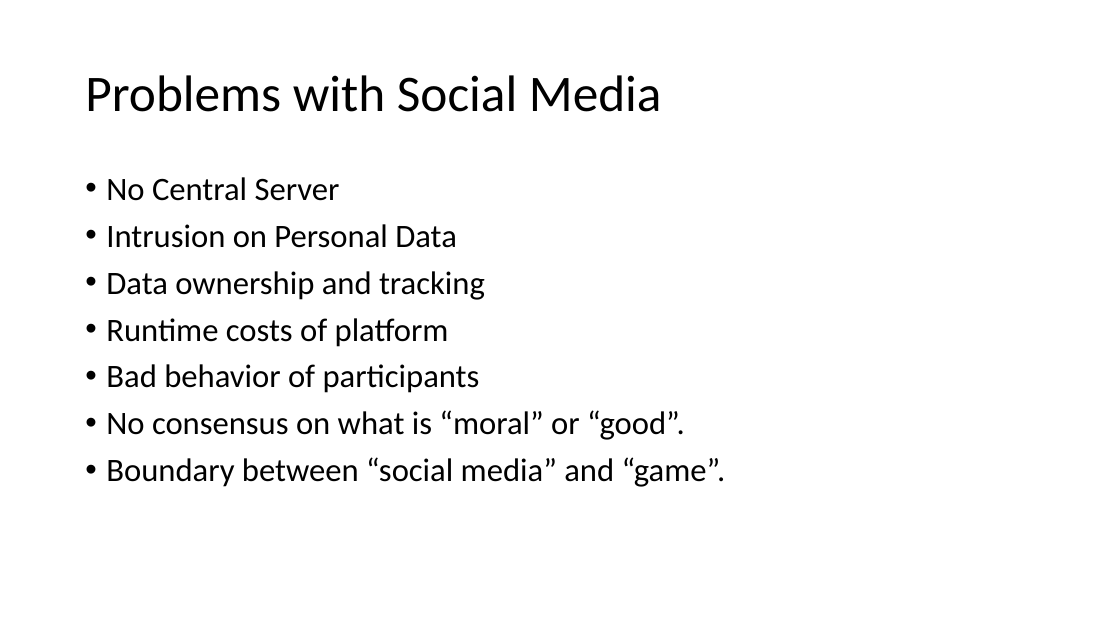
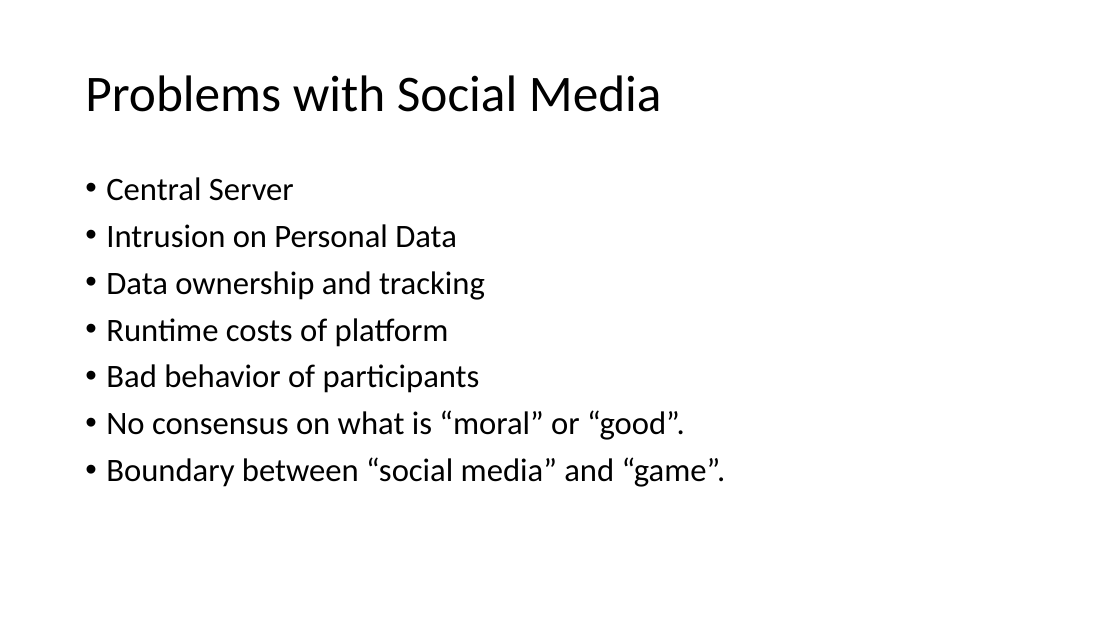
Before and after one commit to RMKeene/UberMundo, a slide deck: slide 2 of Docs/UberMundo™.pptx. Drawn at 1120x630 pixels with LibreOffice and Linux fonts; fonts in the diff are those of the drawing. Boxes give left, top, right and bottom in pixels: in the first picture for what was removed or moved away, otherwise in the second. Text is boxed around its words. In the diff, an @@ line names an element or a change of style, - is before the commit and + after.

```diff
--- a/Docs/UberMundo™.pptx
+++ b/Docs/UberMundo™.pptx
@@ text at <box>106,177,294,201</box>: text changed @@
-• No Central Server
+• Central Server
```
Also in this commit, not shown: 2 other slides changed, 18 other files.
